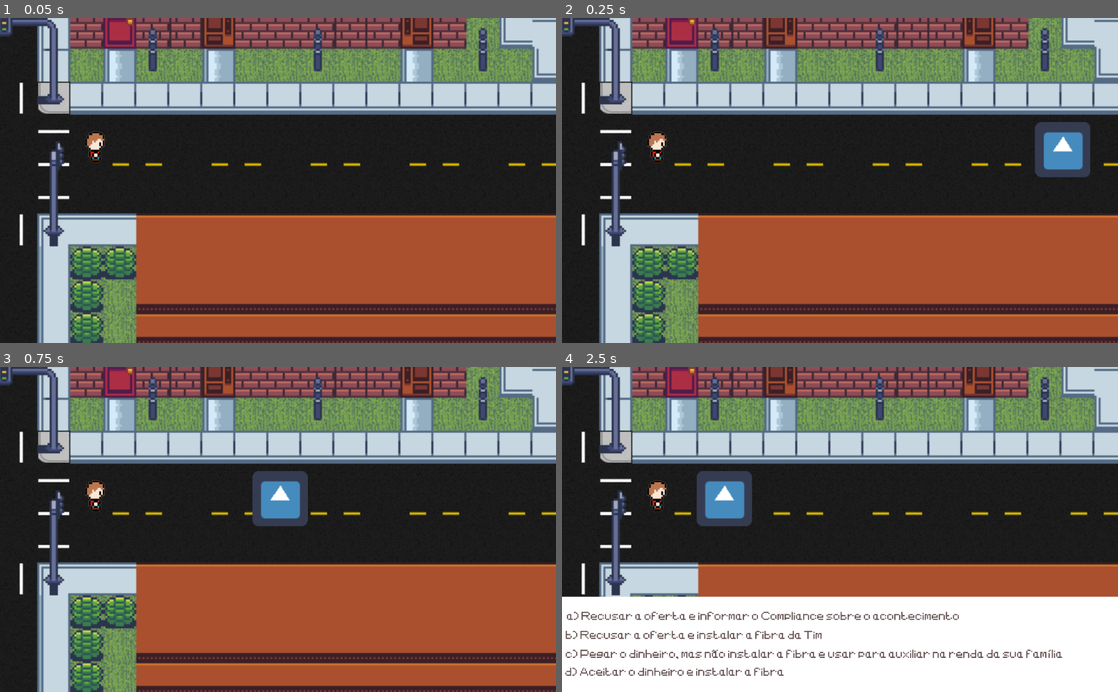
Above: before the commit, frames 1-4 (two rows, left to right).
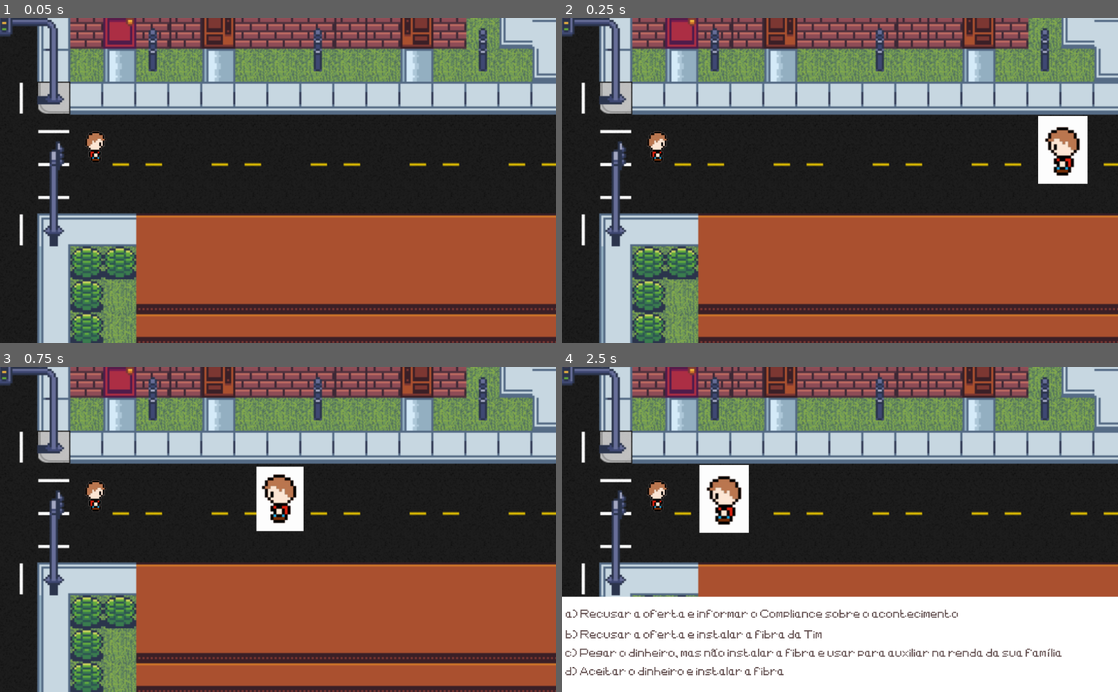
Above: after the commit, the same moments.

Repository: 2023M1T8-Inteli/grupo3
Game: Godot game, scene res://cenas/situacoes/Situação1.tscn
The game is run twice, just before and just after one commit, with the same random seed, the same clock (stepped at 60 frames per second) and the same inputs. This scene is started directly instead of the project's main scene. The engine's default icon, where the game draws it, is replaced by a stand-in: a white triangle on a blue panel in a dark square.
Inputs (mouse positions are in pixels of both pictures, inside the frame that each line leads up to; where the layout moved, square brackets give the same spot in the first picture):
- Up to frame 1 (0.05 s): no input
- Up to frame 2 (0.25 s): no input
- Up to frame 3 (0.75 s): tap Enter (ui_accept) at 0.5 s; hold Right (ui_right) from 0.53 s (still down)
- Up to frame 4 (2.5 s): tap Enter (ui_accept) at 0.77, 2, 2.27 s; release Right (ui_right) at 1.25 s; click (1101, 679) [1090, 653] at 1.25 s; hold Down (ui_down) from 2.03 s (still down)

Frame 1 is identical in both runs. In frame 2, 2.0% of the frame differs, in the area x 85-95%, y 30-52%; in frame 3, 1.9%; in frame 4, 5.1%, in the area x 0-90%, y 30-96%.

Commit message:
Atualização

Diff:
--- a/src/Projeto-MR.Vtal/cenas/mapa_principal/mapa_principal.tscn
+++ b/src/Projeto-MR.Vtal/cenas/mapa_principal/mapa_principal.tscn
@@ -320,3 +320,4 @@
 
 [connection signal="body_entered" from="Situacao" to="." method="_on_Situacao_body_entered"]
 [connection signal="body_entered" from="Situacao" to="Personagem" method="_on_Situacao_body_entered"]
+[connection signal="body_exited" from="Situacao" to="." method="_on_Situacao_body_exited"]
--- a/src/Projeto-MR.Vtal/cenas/situacoes/Situação1.tscn
+++ b/src/Projeto-MR.Vtal/cenas/situacoes/Situação1.tscn
@@ -1,13 +1,25 @@
-[gd_scene load_steps=12 format=2]
+[gd_scene load_steps=17 format=2]
 
-[ext_resource path="res://imagens/icon.png" type="Texture" id=1]
+[ext_resource path="res://imagens/spritesheet_player/arrow_right_icon_133719.png" type="Texture" id=1]
 [ext_resource path="res://cenas/Jogador/Jogador.tscn" type="PackedScene" id=2]
 [ext_resource path="res://scripts/situacoes/Situação1.gd" type="Script" id=3]
 [ext_resource path="res://fontes/OldSchoolAdventures-42j9.ttf" type="DynamicFontData" id=4]
 [ext_resource path="res://imagens/mapa_principal/mapa-vtal-2.0.png" type="Texture" id=5]
+[ext_resource path="res://imagens/spritesheet_player/Spriteright1.png" type="Texture" id=6]
+[ext_resource path="res://imagens/spritesheet_player/spriteright3.png" type="Texture" id=7]
+[ext_resource path="res://imagens/spritesheet_player/spriteright4.png" type="Texture" id=8]
+[ext_resource path="res://imagens/spritesheet_player/Spriteright2.png" type="Texture" id=9]
 
 [sub_resource type="RectangleShape2D" id=1]
 extents = Vector2( 17.5, 160 )
+
+[sub_resource type="SpriteFrames" id=7]
+animations = [ {
+"frames": [ ExtResource( 6 ), ExtResource( 9 ), ExtResource( 7 ), ExtResource( 8 ) ],
+"loop": true,
+"name": "esquerda",
+"speed": 5.0
+} ]
 
 [sub_resource type="Animation" id=2]
 length = 2.0
@@ -64,10 +76,13 @@
 position = Vector2( 193, 239 )
 shape = SubResource( 1 )
 
-[node name="NPC" type="Sprite" parent="."]
+[node name="NPC" type="AnimatedSprite" parent="."]
 position = Vector2( 1191, 261 )
-scale = Vector2( 1.59375, 1.59375 )
-texture = ExtResource( 1 )
+frames = SubResource( 7 )
+animation = "esquerda"
+frame = 1
+playing = true
+flip_h = true
 
 [node name="AnimationPlayer" type="AnimationPlayer" parent="NPC"]
 root_node = NodePath("../..")
@@ -89,10 +104,10 @@
 autowrap = true
 
 [node name="Button" type="TextureButton" parent="CaixaDialogo"]
-margin_left = 939.0
-margin_top = 72.0
-margin_right = 1016.0
-margin_bottom = 134.0
+margin_left = 956.0
+margin_top = 121.0
+margin_right = 1033.0
+margin_bottom = 183.0
 texture_normal = ExtResource( 1 )
 expand = true
 
@@ -108,10 +123,10 @@
 
 [node name="Escolha1" type="LinkButton" parent="CaixaDialogo"]
 modulate = Color( 0.45098, 0.368627, 0.368627, 1 )
-margin_left = 9.0
-margin_top = 23.0
-margin_right = 733.0
-margin_bottom = 46.0
+margin_left = 7.0
+margin_top = 19.0
+margin_right = 731.0
+margin_bottom = 42.0
 custom_fonts/font = SubResource( 5 )
 text = "a) Recusar a oferta e informar o Compliance sobre o acontecimento"
 underline = 1
@@ -119,9 +134,9 @@
 [node name="Escolha2" type="LinkButton" parent="CaixaDialogo"]
 modulate = Color( 0.45098, 0.368627, 0.368627, 1 )
 margin_left = 7.0
-margin_top = 58.0
+margin_top = 57.0
 margin_right = 480.0
-margin_bottom = 81.0
+margin_bottom = 80.0
 focus_mode = 2
 custom_fonts/font = SubResource( 5 )
 text = "b) Recusar a oferta e instalar a fibra da Tim"
@@ -129,10 +144,10 @@
 
 [node name="Escolha3" type="LinkButton" parent="CaixaDialogo"]
 modulate = Color( 0.45098, 0.368627, 0.368627, 1 )
-margin_left = 7.0
-margin_top = 93.0
-margin_right = 923.0
-margin_bottom = 119.0
+margin_left = 6.0
+margin_top = 91.0
+margin_right = 922.0
+margin_bottom = 117.0
 focus_mode = 2
 custom_fonts/font = SubResource( 5 )
 text = "c) Pegar o dinheiro, mas não instalar a fibra e usar para auxiliar na renda da sua família"
@@ -141,9 +156,9 @@
 [node name="Escolha4" type="LinkButton" parent="CaixaDialogo"]
 modulate = Color( 0.45098, 0.368627, 0.368627, 1 )
 margin_left = 6.0
-margin_top = 126.0
+margin_top = 125.0
 margin_right = 410.0
-margin_bottom = 149.0
+margin_bottom = 148.0
 focus_mode = 2
 custom_fonts/font = SubResource( 5 )
 text = "d) Aceitar o dinheiro e instalar a fibra"
--- a/src/Projeto-MR.Vtal/cenas/tutorial/tutorial.tscn
+++ b/src/Projeto-MR.Vtal/cenas/tutorial/tutorial.tscn
@@ -71,6 +71,7 @@
 
 [node name="Personagem" parent="." instance=ExtResource( 3 )]
 position = Vector2( -6, 37 )
+scale = Vector2( 1.5, 1.5 )
 
 [node name="Diamante" type="Area2D" parent="."]
 position = Vector2( 512, 544 )
@@ -83,7 +84,7 @@
 position = Vector2( -0.271179, 1.62711 )
 scale = Vector2( 0.804555, 0.804555 )
 frames = SubResource( 10 )
-frame = 2
+frame = 5
 playing = true
 
 [node name="CanvasLayer" type="CanvasLayer" parent="."]
@@ -113,7 +114,7 @@
 position = Vector2( 70, -26 )
 scale = Vector2( 4.77295, 4.77295 )
 frames = SubResource( 10 )
-frame = 2
+frame = 5
 playing = true
 
 [node name="TextureButton" type="TextureButton" parent="dialogo"]
--- a/src/Projeto-MR.Vtal/scripts/mapa_principal/mapa_principal.gd
+++ b/src/Projeto-MR.Vtal/scripts/mapa_principal/mapa_principal.gd
@@ -5,3 +5,4 @@
 
 func _on_Situacao_body_entered(body):
 	get_tree().change_scene("res://cenas/situacoes/Situação1.tscn")
+	get_parent().remove_child($Situacao)
--- a/src/Projeto-MR.Vtal/scripts/player/Jogador.gd
+++ b/src/Projeto-MR.Vtal/scripts/player/Jogador.gd
@@ -70,5 +70,3 @@
 	queue_free()
 	print(posicaox)
 	print(posicaoy)
-
-#	$Personagem.position = Vector2(posicaox, posicaoy)
--- a/src/Projeto-MR.Vtal/scripts/situacoes/Situação1.gd
+++ b/src/Projeto-MR.Vtal/scripts/situacoes/Situação1.gd
@@ -22,6 +22,8 @@
 func _on_Timer_timeout():
 	$Timer.queue_free()
 	$CaixaDialogo.show()
+	$NPC.animation = "esquerda"[0]
+	$NPC.stop()
 
 func _on_Button_pressed():
 	if n == 3:
Binary file added: src/Projeto-MR.Vtal/imagens/spritesheet_player/arrow_right_icon_133719.png
Not shown, added: src/Projeto-MR.Vtal/imagens/spritesheet_player/arrow_right_icon_133719.png.import
